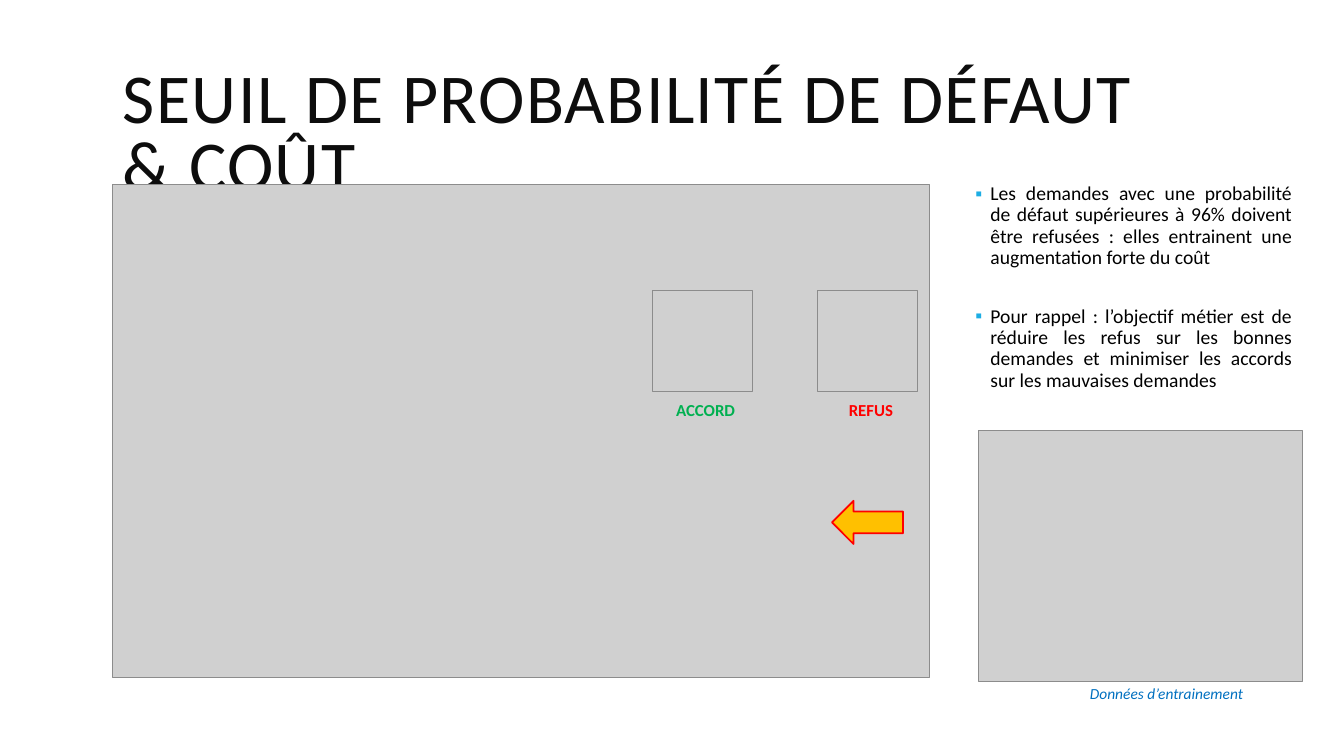
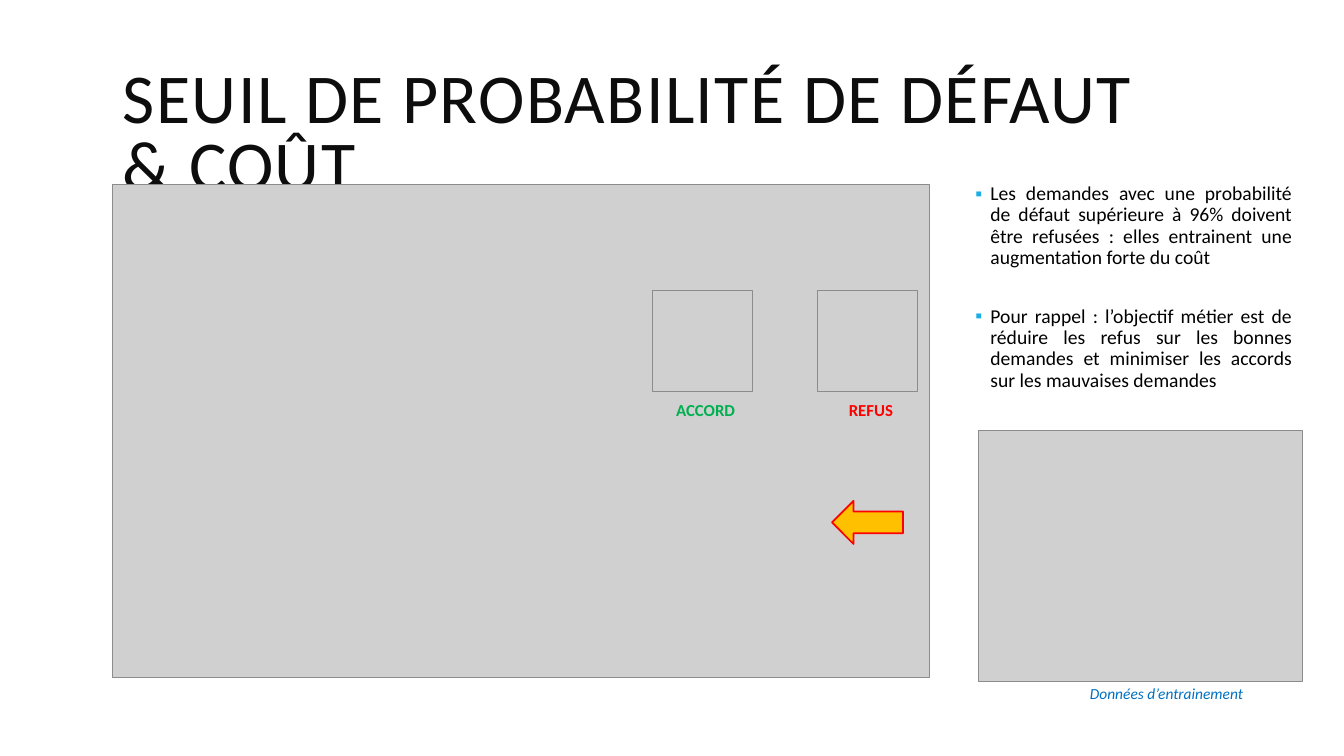
Before and after one commit to Littlewiseman/P07---PAD, a slide deck: slide 14 of Présentation OC Data Science P07.pptx. Drawn at 1344x756 pixels with LibreOffice and Linux fonts; fonts in the diff are those of the drawing; grey boxes stand for pictures. Boxes give left, top, right and bottom in pixels: in the first picture for what was removed or moved away, otherwise in the second. Text is boxed around its words. In the diff, an @@ line names an element or a change of style, - is before the commit and + after.

```diff
--- a/Présentation OC Data Science P07.pptx
+++ b/Présentation OC Data Science P07.pptx
@@ text at <box>990,186,1292,268</box>: text changed @@
-  ▪ Les demandes avec une probabilité de défaut supérieures à 96% doivent être refusées : elles entrainent une augmentation forte du coût
+  ▪ Les demandes avec une probabilité de défaut supérieure à 96% doivent être refusées : elles entrainent une augmentation forte du coût
```
Also in this commit, not shown: 7 other slides changed, 2 other files.
